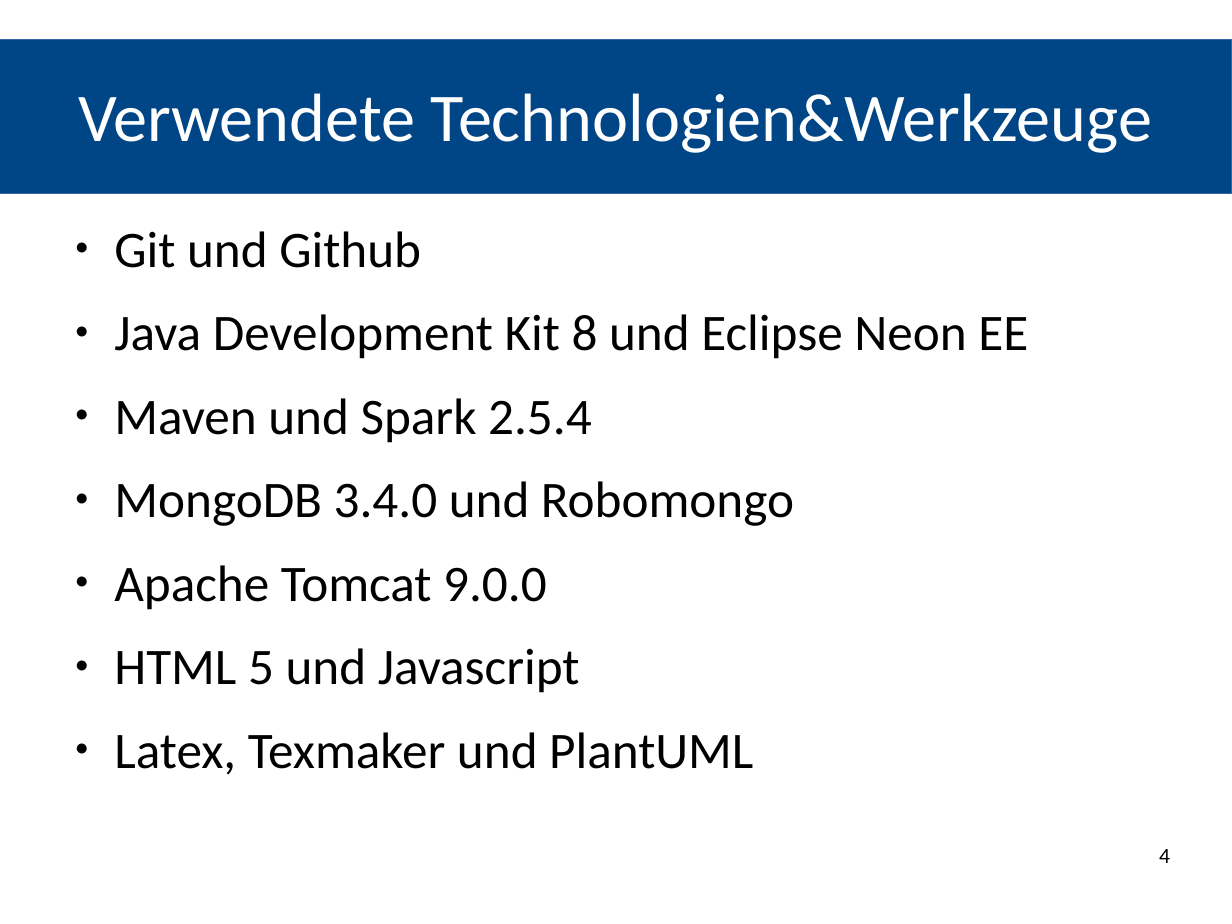
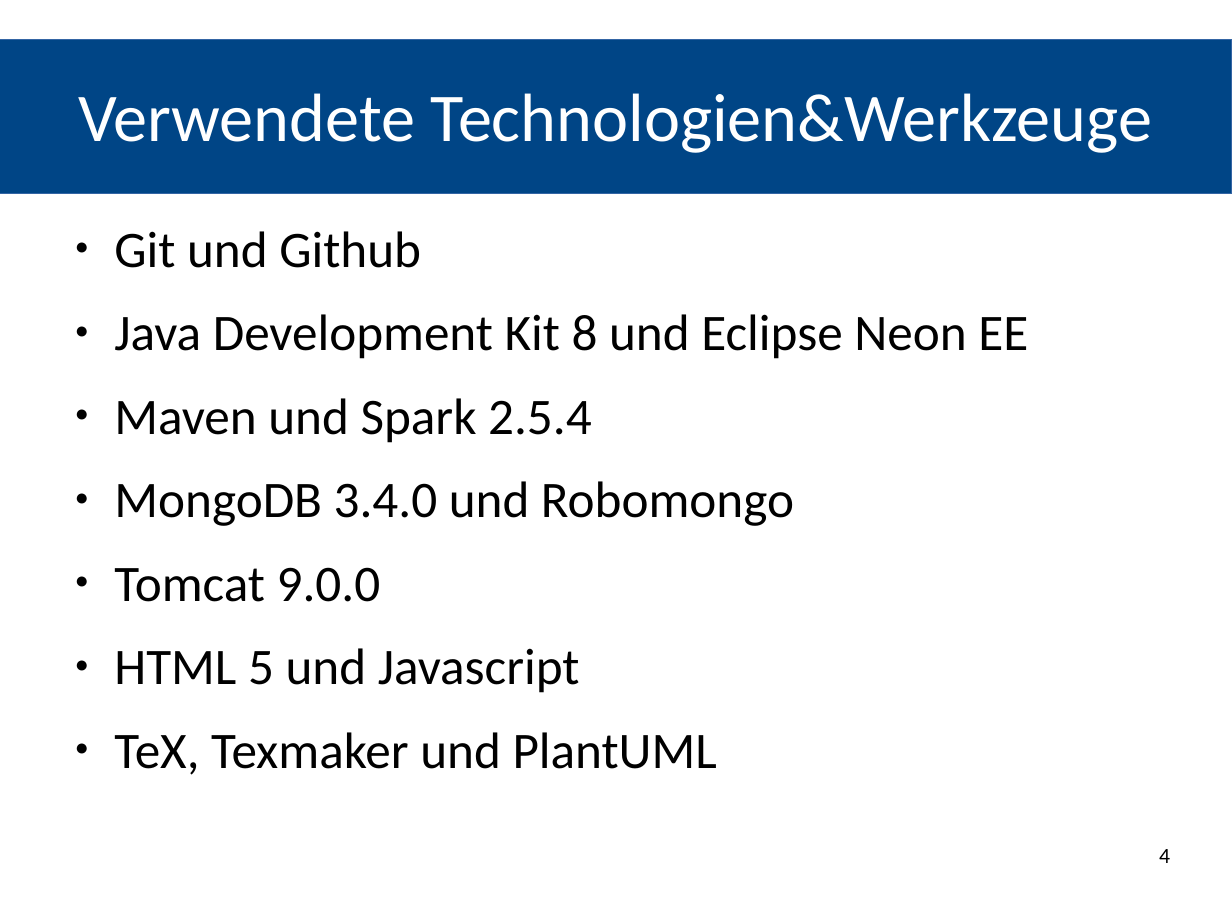
Before and after one commit to REMEXLabs/OpenAPE, a slide deck: slide 4 of Abschlusspräsentation/Stephan.odp. Drawn at 1232x924 pixels with LibreOffice and Linux fonts; fonts in the diff are those of the drawing. Boxes give left, top, right and bottom in pixels: in the first picture for what was removed or moved away, otherwise in the second. Text is boxed around its words. In the diff, an @@ line names an element or a change of style, - is before the commit and + after.

```diff
--- a/Abschlusspräsentation/Stephan.odp
+++ b/Abschlusspräsentation/Stephan.odp
@@ text at <box>114,567,381,602</box>: text changed @@
-● Apache Tomcat 9.0.0
+● Tomcat 9.0.0
@@ text at <box>114,732,717,775</box>: text changed @@
-● Latex, Texmaker und PlantUML
+● TeX, Texmaker und PlantUML
```
Also in this commit, not shown: 3 other files.
